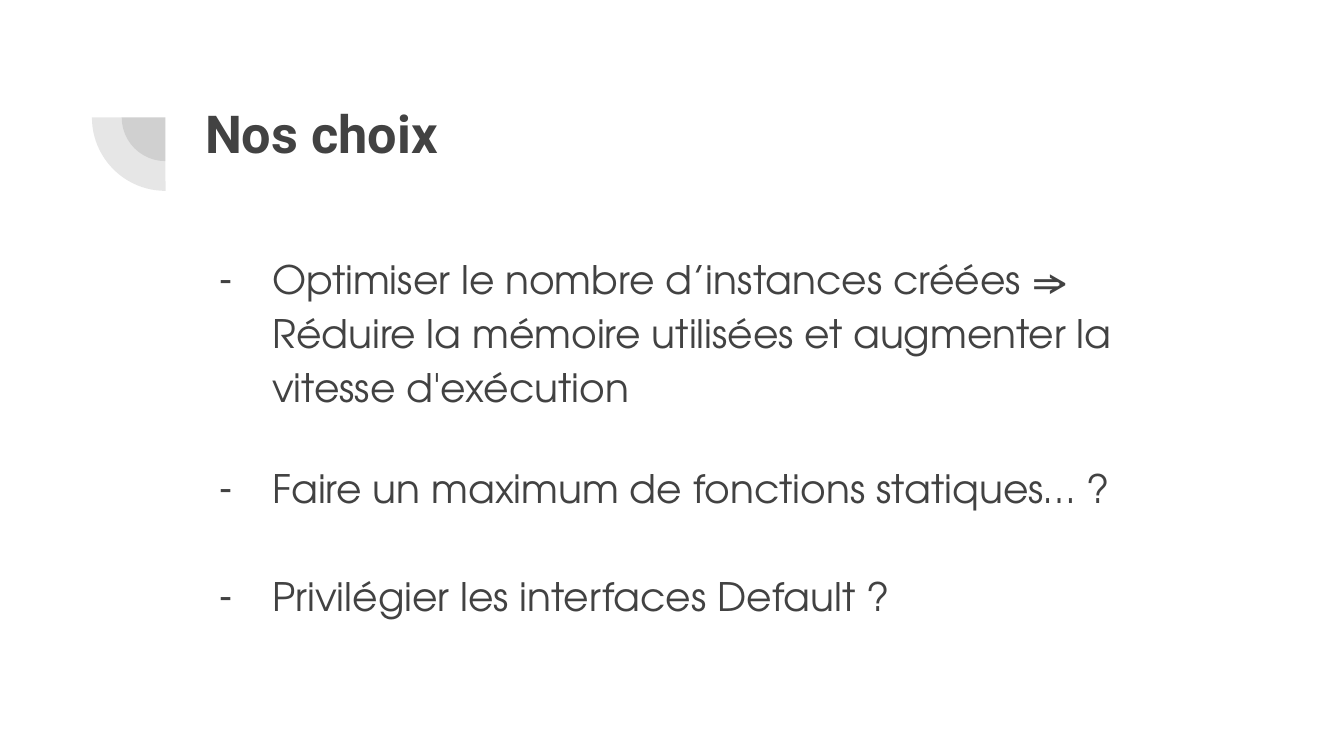
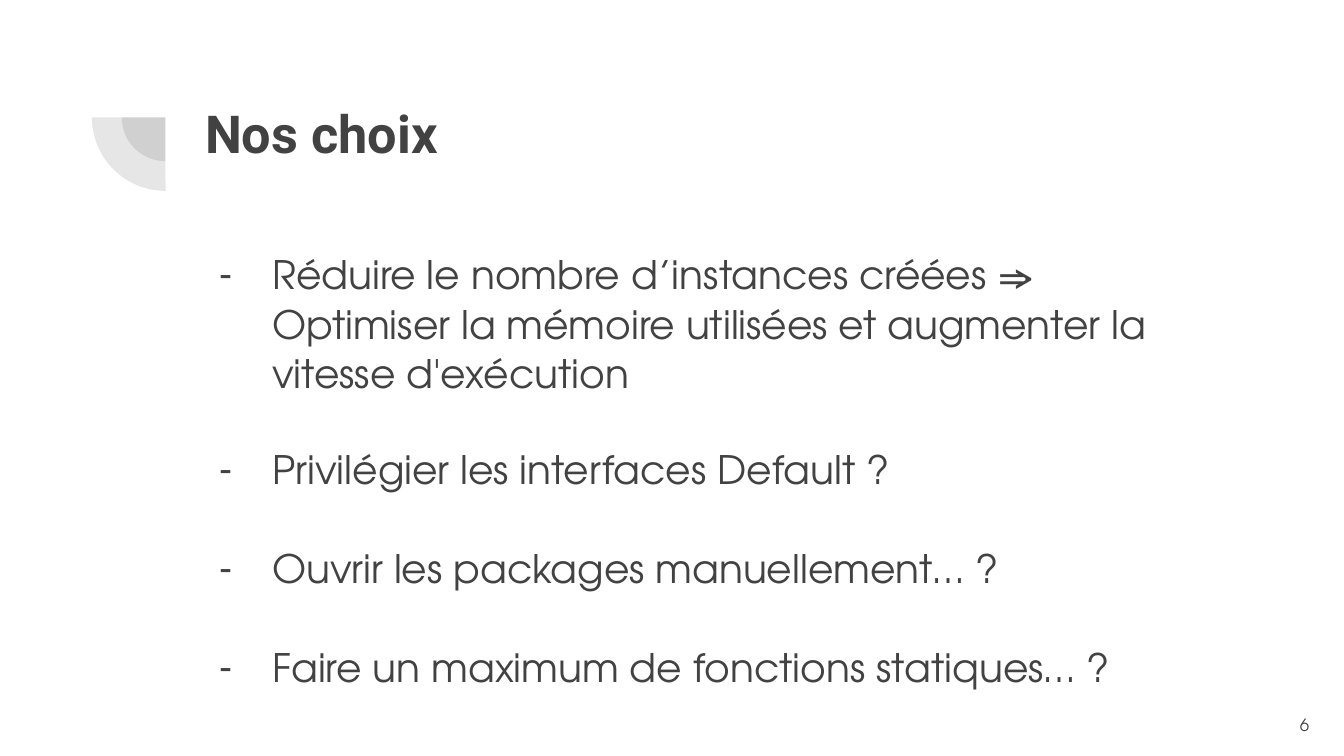
Before and after one commit to GlazKrovi/JavaToPlantUML, a slide deck: slide 6 of deliverable/P21_P22 Diapo soutenance.pptx. Drawn at 1344x756 pixels with LibreOffice and Linux fonts; fonts in the diff are those of the drawing. Boxes give left, top, right and bottom in pixels: in the first picture for what was removed or moved away, otherwise in the second. Text is boxed around its words. In the diff, an @@ line names an element or a change of style, - is before the commit and + after.

```diff
--- a/deliverable/P21_P22 Diapo soutenance.pptx
+++ b/deliverable/P21_P22 Diapo soutenance.pptx
@@ text at box(272, 259, 1146, 592): text changed @@
-– Optimiser le nombre d’instances créées ⇒ Réduire la mémoire utilisées et augmenter la vitesse d'exécution
+– Réduire le nombre d’instances créées ⇒ Optimiser la mémoire utilisées et augmenter la vitesse d'exécution
+– Privilégier les interfaces Default ?
+– Ouvrir les packages manuellement… ?
@@ text at box(272, 581, 855, 620): paragraph removed @@
-– Privilégier les interfaces Default ?
@@ text at box(272, 653, 1075, 690): line spacing 1.15 to 1.05 @@
@@ page number added at box(1300, 718, 1309, 731), 9 pt, text #424242 @@
+6
```
Also in this commit, not shown: 25 other slides changed, 6 slides added.
